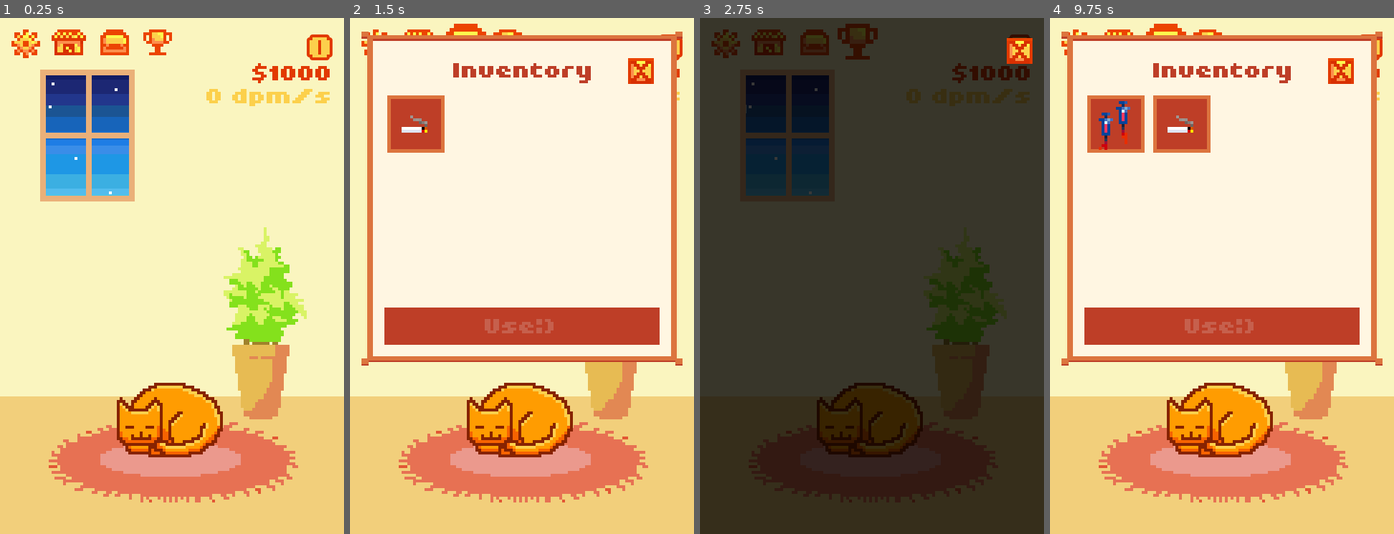
Above: before the commit, frames 1-4 (left to right).
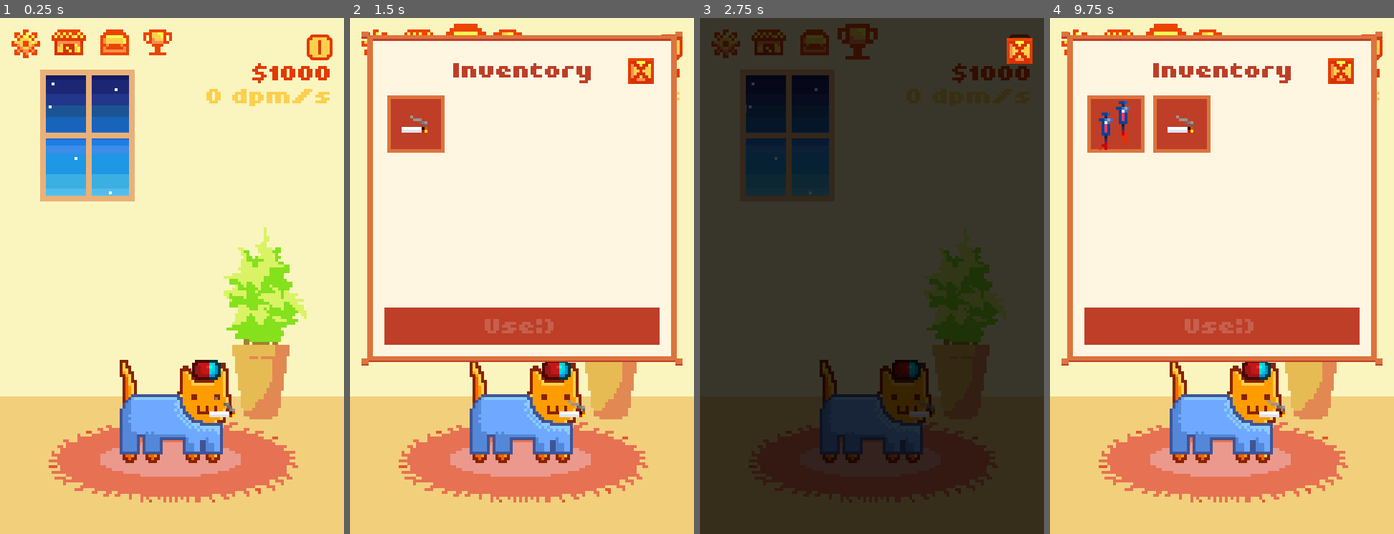
Above: after the commit, the same moments.

Repository: QueenChristina/cat-addiction
Game: Godot game, scene res://src/scenes/World.tscn
The game is run twice, just before and just after one commit, with the same random seed, the same clock (stepped at 60 frames per second) and the same inputs.
Inputs (mouse positions are in pixels of both pictures, inside the frame that each line leads up to):
- Up to frame 1 (0.25 s): no input
- Up to frame 2 (1.5 s): click (418, 43) at 0.5 s; click (463, 43) at 1.25 s
- Up to frame 3 (2.75 s): click (858, 43) at 2 s
- Up to frame 4 (9.75 s): click (1118, 43) at 2.75 s; click "5" at 3.5 s; click "5" at 4.25 s; click "1" at 5 s; click "1" at 5.75 s; click "1" at 6.5 s; click "1" at 7.25 s; click "Buy" at 8 s; click "0" at 8.75 s; click (1163, 43) at 9.5 s

The runs differ from the first frame. In frame 1, 5.0% of the frame differs, in the area x 33-69%, y 66-87%; in frame 2, 4.9%; in frame 3, 4.8%; in frame 4, 4.9%.

Commit message:
Add cat transformations for story, beginning of addiction

Diff:
--- a/src/player/Cat.gd
+++ b/src/player/Cat.gd
@@ -27,7 +27,7 @@
 onready var hat_decor = $Base/ShakeBase/HatDecor # For shaking separately, (Default to one position)
 onready var mouth_decor = $Base/ShakeBase/MouthDecor # For shaking separately, (Default to one position)
 onready var body_decor = $Base/ShakeBase/BodyDecor
-onready var sprite = $Base/ShakeBase/Sprite
+onready var sprite = $Base/ShakeBase/Sprite # TODO: change spriteFrames as story progresses
 onready var sound_meow = $Mew
 
 # Called when the node enters the scene tree for the first time.
--- a/src/player/Cat.tscn
+++ b/src/player/Cat.tscn
@@ -1,85 +1,72 @@
-[gd_scene load_steps=21 format=2]
-
-[ext_resource path="res://assets/player/cat.png" type="Texture" id=1]
+[gd_scene load_steps=18 format=2]
+
+[ext_resource path="res://src/player/NormalCat.tres" type="SpriteFrames" id=1]
 [ext_resource path="res://src/items/MouthDecor.tscn" type="PackedScene" id=2]
 [ext_resource path="res://src/items/HatDecor.tscn" type="PackedScene" id=3]
 [ext_resource path="res://src/items/BodyDecor.tscn" type="PackedScene" id=4]
 [ext_resource path="res://assets/audio/Meow.wav" type="AudioStream" id=5]
 [ext_resource path="res://src/player/Cat.gd" type="Script" id=6]
-
-[sub_resource type="AtlasTexture" id=1]
-atlas = ExtResource( 1 )
-region = Rect2( 0, 0, 52, 42 )
-
-[sub_resource type="AtlasTexture" id=2]
-atlas = ExtResource( 1 )
-region = Rect2( 52, 0, 52, 42 )
-
-[sub_resource type="AtlasTexture" id=3]
-atlas = ExtResource( 1 )
-region = Rect2( 312, 0, 52, 42 )
-
-[sub_resource type="AtlasTexture" id=4]
-atlas = ExtResource( 1 )
-region = Rect2( 364, 0, 52, 42 )
-
-[sub_resource type="AtlasTexture" id=5]
-atlas = ExtResource( 1 )
-region = Rect2( 416, 0, 52, 42 )
-
-[sub_resource type="AtlasTexture" id=6]
-atlas = ExtResource( 1 )
-region = Rect2( 468, 0, 52, 42 )
-
-[sub_resource type="AtlasTexture" id=7]
-atlas = ExtResource( 1 )
-region = Rect2( 104, 0, 52, 42 )
-
-[sub_resource type="AtlasTexture" id=8]
-atlas = ExtResource( 1 )
-region = Rect2( 104, 0, 52, 42 )
-
-[sub_resource type="AtlasTexture" id=9]
-atlas = ExtResource( 1 )
-region = Rect2( 156, 0, 52, 42 )
-
-[sub_resource type="AtlasTexture" id=10]
-atlas = ExtResource( 1 )
-region = Rect2( 208, 0, 52, 42 )
-
-[sub_resource type="AtlasTexture" id=11]
-atlas = ExtResource( 1 )
-region = Rect2( 260, 0, 52, 42 )
-
-[sub_resource type="SpriteFrames" id=12]
-animations = [ {
-"frames": [ SubResource( 1 ), SubResource( 2 ) ],
-"loop": true,
-"name": "sleep",
-"speed": 1.5
-}, {
-"frames": [ SubResource( 3 ), SubResource( 4 ), SubResource( 5 ), SubResource( 6 ) ],
-"loop": true,
-"name": "walk",
-"speed": 5.0
-}, {
-"frames": [ SubResource( 7 ) ],
-"loop": true,
-"name": "stand",
-"speed": 5.0
-}, {
-"frames": [ SubResource( 8 ), SubResource( 9 ), SubResource( 10 ), SubResource( 11 ) ],
-"loop": true,
-"name": "meow",
-"speed": 5.0
-} ]
+[ext_resource path="res://src/player/crazyCat.tres" type="SpriteFrames" id=7]
+[ext_resource path="res://src/player/drunkCat.tres" type="SpriteFrames" id=8]
+[ext_resource path="res://src/player/preNirvanaCat.tres" type="SpriteFrames" id=9]
+[ext_resource path="res://src/player/preNirvanaCat2.tres" type="SpriteFrames" id=10]
 
 [sub_resource type="RectangleShape2D" id=13]
 extents = Vector2( 17.1908, 16.0608 )
 
+[sub_resource type="Animation" id=16]
+resource_name = "crazy"
+tracks/0/type = "value"
+tracks/0/path = NodePath("Base/ShakeBase/Sprite:frames")
+tracks/0/interp = 1
+tracks/0/loop_wrap = true
+tracks/0/imported = false
+tracks/0/enabled = true
+tracks/0/keys = {
+"times": PoolRealArray( 0 ),
+"transitions": PoolRealArray( 1 ),
+"update": 1,
+"values": [ ExtResource( 7 ) ]
+}
+tracks/1/type = "value"
+tracks/1/path = NodePath("Base/ShakeBase/MouthDecor:position")
+tracks/1/interp = 1
+tracks/1/loop_wrap = true
+tracks/1/imported = false
+tracks/1/enabled = true
+tracks/1/keys = {
+"times": PoolRealArray( 0 ),
+"transitions": PoolRealArray( 1 ),
+"update": 0,
+"values": [ Vector2( 20.0663, -1.99325 ) ]
+}
+tracks/2/type = "value"
+tracks/2/path = NodePath("Base/ShakeBase/HatDecor:position")
+tracks/2/interp = 1
+tracks/2/loop_wrap = true
+tracks/2/imported = false
+tracks/2/enabled = true
+tracks/2/keys = {
+"times": PoolRealArray( 0 ),
+"transitions": PoolRealArray( 1 ),
+"update": 0,
+"values": [ Vector2( 15.7309, -12.1027 ) ]
+}
+tracks/3/type = "value"
+tracks/3/path = NodePath("Base/ShakeBase/BodyDecor:position")
+tracks/3/interp = 1
+tracks/3/loop_wrap = true
+tracks/3/imported = false
+tracks/3/enabled = true
+tracks/3/keys = {
+"times": PoolRealArray( 0 ),
+"transitions": PoolRealArray( 1 ),
+"update": 0,
+"values": [ Vector2( 1, 1 ) ]
+}
+
 [sub_resource type="Animation" id=14]
 resource_name = "default"
-loop = true
 tracks/0/type = "value"
 tracks/0/path = NodePath("Base/ShakeBase/Sprite:position")
 tracks/0/interp = 1
@@ -140,6 +127,354 @@
 "update": 1,
 "values": [ true ]
 }
+tracks/5/type = "value"
+tracks/5/path = NodePath("Base/ShakeBase/Sprite:frames")
+tracks/5/interp = 1
+tracks/5/loop_wrap = true
+tracks/5/imported = false
+tracks/5/enabled = true
+tracks/5/keys = {
+"times": PoolRealArray( 0 ),
+"transitions": PoolRealArray( 1 ),
+"update": 1,
+"values": [ ExtResource( 1 ) ]
+}
+tracks/6/type = "value"
+tracks/6/path = NodePath("Base/ShakeBase/MouthDecor:scale")
+tracks/6/interp = 1
+tracks/6/loop_wrap = true
+tracks/6/imported = false
+tracks/6/enabled = true
+tracks/6/keys = {
+"times": PoolRealArray( 0 ),
+"transitions": PoolRealArray( 1 ),
+"update": 0,
+"values": [ Vector2( 1, 1 ) ]
+}
+tracks/7/type = "value"
+tracks/7/path = NodePath("Base/ShakeBase/HatDecor:scale")
+tracks/7/interp = 1
+tracks/7/loop_wrap = true
+tracks/7/imported = false
+tracks/7/enabled = true
+tracks/7/keys = {
+"times": PoolRealArray( 0 ),
+"transitions": PoolRealArray( 1 ),
+"update": 0,
+"values": [ Vector2( 1, 1 ) ]
+}
+tracks/8/type = "value"
+tracks/8/path = NodePath("Base/ShakeBase/BodyDecor:rotation_degrees")
+tracks/8/interp = 1
+tracks/8/loop_wrap = true
+tracks/8/imported = false
+tracks/8/enabled = true
+tracks/8/keys = {
+"times": PoolRealArray( 0 ),
+"transitions": PoolRealArray( 1 ),
+"update": 0,
+"values": [ 0.0 ]
+}
+tracks/9/type = "value"
+tracks/9/path = NodePath("Base/ShakeBase/BodyDecor:scale")
+tracks/9/interp = 1
+tracks/9/loop_wrap = true
+tracks/9/imported = false
+tracks/9/enabled = true
+tracks/9/keys = {
+"times": PoolRealArray( 0 ),
+"transitions": PoolRealArray( 1 ),
+"update": 0,
+"values": [ Vector2( 1, 1 ) ]
+}
+tracks/10/type = "value"
+tracks/10/path = NodePath("Base/ShakeBase/HatDecor:rotation_degrees")
+tracks/10/interp = 1
+tracks/10/loop_wrap = true
+tracks/10/imported = false
+tracks/10/enabled = true
+tracks/10/keys = {
+"times": PoolRealArray( 0 ),
+"transitions": PoolRealArray( 1 ),
+"update": 0,
+"values": [ 0.0 ]
+}
+tracks/11/type = "value"
+tracks/11/path = NodePath("Base/ShakeBase/MouthDecor:rotation_degrees")
+tracks/11/interp = 1
+tracks/11/loop_wrap = true
+tracks/11/imported = false
+tracks/11/enabled = true
+tracks/11/keys = {
+"times": PoolRealArray( 0 ),
+"transitions": PoolRealArray( 1 ),
+"update": 0,
+"values": [ 0.0 ]
+}
+tracks/12/type = "value"
+tracks/12/path = NodePath("CollisionShape2D:position")
+tracks/12/interp = 1
+tracks/12/loop_wrap = true
+tracks/12/imported = false
+tracks/12/enabled = true
+tracks/12/keys = {
+"times": PoolRealArray( 0 ),
+"transitions": PoolRealArray( 1 ),
+"update": 0,
+"values": [ Vector2( 2, 3 ) ]
+}
+tracks/13/type = "value"
+tracks/13/path = NodePath("CollisionShape2D:shape:extents")
+tracks/13/interp = 1
+tracks/13/loop_wrap = true
+tracks/13/imported = false
+tracks/13/enabled = true
+tracks/13/keys = {
+"times": PoolRealArray( 0 ),
+"transitions": PoolRealArray( 1 ),
+"update": 0,
+"values": [ Vector2( 17.1908, 16.0608 ) ]
+}
+
+[sub_resource type="Animation" id=17]
+resource_name = "drunk"
+tracks/0/type = "value"
+tracks/0/path = NodePath("Base/ShakeBase/Sprite:frames")
+tracks/0/interp = 1
+tracks/0/loop_wrap = true
+tracks/0/imported = false
+tracks/0/enabled = true
+tracks/0/keys = {
+"times": PoolRealArray( 0 ),
+"transitions": PoolRealArray( 1 ),
+"update": 1,
+"values": [ ExtResource( 8 ) ]
+}
+tracks/1/type = "value"
+tracks/1/path = NodePath("Base/ShakeBase/MouthDecor:position")
+tracks/1/interp = 1
+tracks/1/loop_wrap = true
+tracks/1/imported = false
+tracks/1/enabled = true
+tracks/1/keys = {
+"times": PoolRealArray( 0 ),
+"transitions": PoolRealArray( 1 ),
+"update": 0,
+"values": [ Vector2( 21.7015, -4.00004 ) ]
+}
+tracks/2/type = "value"
+tracks/2/path = NodePath("Base/ShakeBase/HatDecor:position")
+tracks/2/interp = 1
+tracks/2/loop_wrap = true
+tracks/2/imported = false
+tracks/2/enabled = true
+tracks/2/keys = {
+"times": PoolRealArray( 0 ),
+"transitions": PoolRealArray( 1 ),
+"update": 0,
+"values": [ Vector2( 17.812, -13.9608 ) ]
+}
+
+[sub_resource type="Animation" id=20]
+resource_name = "enlightenment"
+
+[sub_resource type="Animation" id=18]
+resource_name = "prenirvana"
+tracks/0/type = "value"
+tracks/0/path = NodePath("Base/ShakeBase/Sprite:frames")
+tracks/0/interp = 1
+tracks/0/loop_wrap = true
+tracks/0/imported = false
+tracks/0/enabled = true
+tracks/0/keys = {
+"times": PoolRealArray( 0 ),
+"transitions": PoolRealArray( 1 ),
+"update": 1,
+"values": [ ExtResource( 9 ) ]
+}
+tracks/1/type = "value"
+tracks/1/path = NodePath("Base/ShakeBase/HatDecor:position")
+tracks/1/interp = 1
+tracks/1/loop_wrap = true
+tracks/1/imported = false
+tracks/1/enabled = true
+tracks/1/keys = {
+"times": PoolRealArray( 0 ),
+"transitions": PoolRealArray( 1 ),
+"update": 0,
+"values": [ Vector2( 18, -55 ) ]
+}
+tracks/2/type = "value"
+tracks/2/path = NodePath("Base/ShakeBase/MouthDecor:position")
+tracks/2/interp = 1
+tracks/2/loop_wrap = true
+tracks/2/imported = false
+tracks/2/enabled = true
+tracks/2/keys = {
+"times": PoolRealArray( 0 ),
+"transitions": PoolRealArray( 1 ),
+"update": 0,
+"values": [ Vector2( 21, -45 ) ]
+}
+tracks/3/type = "value"
+tracks/3/path = NodePath("Base/ShakeBase/BodyDecor:position")
+tracks/3/interp = 1
+tracks/3/loop_wrap = true
+tracks/3/imported = false
+tracks/3/enabled = true
+tracks/3/keys = {
+"times": PoolRealArray( 0 ),
+"transitions": PoolRealArray( 1 ),
+"update": 0,
+"values": [ Vector2( 1, 1 ) ]
+}
+tracks/4/type = "value"
+tracks/4/path = NodePath("CollisionShape2D:shape:extents")
+tracks/4/interp = 1
+tracks/4/loop_wrap = true
+tracks/4/imported = false
+tracks/4/enabled = true
+tracks/4/keys = {
+"times": PoolRealArray( 0 ),
+"transitions": PoolRealArray( 1 ),
+"update": 0,
+"values": [ Vector2( 20.6658, 38.564 ) ]
+}
+tracks/5/type = "value"
+tracks/5/path = NodePath("CollisionShape2D:position")
+tracks/5/interp = 1
+tracks/5/loop_wrap = true
+tracks/5/imported = false
+tracks/5/enabled = true
+tracks/5/keys = {
+"times": PoolRealArray( 0 ),
+"transitions": PoolRealArray( 1 ),
+"update": 0,
+"values": [ Vector2( 1.27306, -19.4885 ) ]
+}
+
+[sub_resource type="Animation" id=19]
+resource_name = "prenirvana2"
+tracks/0/type = "value"
+tracks/0/path = NodePath("Base/ShakeBase/Sprite:frames")
+tracks/0/interp = 1
+tracks/0/loop_wrap = true
+tracks/0/imported = false
+tracks/0/enabled = true
+tracks/0/keys = {
+"times": PoolRealArray( 0 ),
+"transitions": PoolRealArray( 1 ),
+"update": 1,
+"values": [ ExtResource( 10 ) ]
+}
+tracks/1/type = "value"
+tracks/1/path = NodePath("Base/ShakeBase/HatDecor:position")
+tracks/1/interp = 1
+tracks/1/loop_wrap = true
+tracks/1/imported = false
+tracks/1/enabled = true
+tracks/1/keys = {
+"times": PoolRealArray( 0 ),
+"transitions": PoolRealArray( 1 ),
+"update": 0,
+"values": [ Vector2( -11, -74 ) ]
+}
+tracks/2/type = "value"
+tracks/2/path = NodePath("Base/ShakeBase/HatDecor:scale")
+tracks/2/interp = 1
+tracks/2/loop_wrap = true
+tracks/2/imported = false
+tracks/2/enabled = true
+tracks/2/keys = {
+"times": PoolRealArray( 0 ),
+"transitions": PoolRealArray( 1 ),
+"update": 0,
+"values": [ Vector2( 1, -1 ) ]
+}
+tracks/3/type = "value"
+tracks/3/path = NodePath("Base/ShakeBase/MouthDecor:scale")
+tracks/3/interp = 1
+tracks/3/loop_wrap = true
+tracks/3/imported = false
+tracks/3/enabled = true
+tracks/3/keys = {
+"times": PoolRealArray( 0 ),
+"transitions": PoolRealArray( 1 ),
+"update": 0,
+"values": [ Vector2( -1, -1 ) ]
+}
+tracks/4/type = "value"
+tracks/4/path = NodePath("Base/ShakeBase/MouthDecor:position")
+tracks/4/interp = 1
+tracks/4/loop_wrap = true
+tracks/4/imported = false
+tracks/4/enabled = true
+tracks/4/keys = {
+"times": PoolRealArray( 0 ),
+"transitions": PoolRealArray( 1 ),
+"update": 0,
+"values": [ Vector2( -16.7176, -84.0908 ) ]
+}
+tracks/5/type = "value"
+tracks/5/path = NodePath("Base/ShakeBase/BodyDecor:position")
+tracks/5/interp = 1
+tracks/5/loop_wrap = true
+tracks/5/imported = false
+tracks/5/enabled = true
+tracks/5/keys = {
+"times": PoolRealArray( 0 ),
+"transitions": PoolRealArray( 1 ),
+"update": 0,
+"values": [ Vector2( 1, 1 ) ]
+}
+tracks/6/type = "value"
+tracks/6/path = NodePath("Base/ShakeBase/BodyDecor:scale")
+tracks/6/interp = 1
+tracks/6/loop_wrap = true
+tracks/6/imported = false
+tracks/6/enabled = true
+tracks/6/keys = {
+"times": PoolRealArray( 0 ),
+"transitions": PoolRealArray( 1 ),
+"update": 0,
+"values": [ Vector2( 1, 1 ) ]
+}
+tracks/7/type = "value"
+tracks/7/path = NodePath("Base/ShakeBase/BodyDecor:rotation_degrees")
+tracks/7/interp = 1
+tracks/7/loop_wrap = true
+tracks/7/imported = false
+tracks/7/enabled = true
+tracks/7/keys = {
+"times": PoolRealArray( 0 ),
+"transitions": PoolRealArray( 1 ),
+"update": 0,
+"values": [ 0.0 ]
+}
+tracks/8/type = "value"
+tracks/8/path = NodePath("CollisionShape2D:position")
+tracks/8/interp = 1
+tracks/8/loop_wrap = true
+tracks/8/imported = false
+tracks/8/enabled = true
+tracks/8/keys = {
+"times": PoolRealArray( 0 ),
+"transitions": PoolRealArray( 1 ),
+"update": 0,
+"values": [ Vector2( 1.27306, -45.3051 ) ]
+}
+tracks/9/type = "value"
+tracks/9/path = NodePath("CollisionShape2D:shape:extents")
+tracks/9/interp = 1
+tracks/9/loop_wrap = true
+tracks/9/imported = false
+tracks/9/enabled = true
+tracks/9/keys = {
+"times": PoolRealArray( 0 ),
+"transitions": PoolRealArray( 1 ),
+"update": 0,
+"values": [ Vector2( 20.6658, 64.6804 ) ]
+}
 
 [node name="Cat" type="Area2D"]
 position = Vector2( 0, -19 )
@@ -150,20 +485,23 @@
 [node name="ShakeBase" type="Node2D" parent="Base"]
 
 [node name="Sprite" type="AnimatedSprite" parent="Base/ShakeBase"]
-frames = SubResource( 12 )
-animation = "sleep"
-frame = 1
+frames = ExtResource( 1 )
+animation = "stand"
 playing = true
 
 [node name="BodyDecor" parent="Base/ShakeBase" instance=ExtResource( 4 )]
 position = Vector2( 1, 1 )
+animation = "blueSweater"
 
 [node name="HatDecor" parent="Base/ShakeBase" instance=ExtResource( 3 )]
 position = Vector2( 14.0214, -8.9067 )
+animation = "pill"
 playing = true
 
 [node name="MouthDecor" parent="Base/ShakeBase" instance=ExtResource( 2 )]
 position = Vector2( 19.1543, 0.111362 )
+animation = "cig"
+frame = 3
 
 [node name="CollisionShape2D" type="CollisionShape2D" parent="."]
 position = Vector2( 2, 3 )
@@ -176,7 +514,12 @@
 [node name="ShakeTimer" type="Timer" parent="."]
 
 [node name="AnimationPlayer" type="AnimationPlayer" parent="."]
+anims/crazy = SubResource( 16 )
 anims/default = SubResource( 14 )
+anims/drunk = SubResource( 17 )
+anims/enlightenment = SubResource( 20 )
+anims/prenirvana = SubResource( 18 )
+anims/prenirvana2 = SubResource( 19 )
 
 [connection signal="mouse_entered" from="." to="." method="_on_Cat_mouse_entered"]
 [connection signal="mouse_exited" from="." to="." method="_on_Cat_mouse_exited"]
--- /dev/null
+++ b/src/player/NormalCat.tres
@@ -0,0 +1,71 @@
+[gd_resource type="SpriteFrames" load_steps=13 format=2]
+
+[ext_resource path="res://assets/player/cat.png" type="Texture" id=1]
+
+[sub_resource type="AtlasTexture" id=1]
+atlas = ExtResource( 1 )
+region = Rect2( 0, 0, 52, 42 )
+
+[sub_resource type="AtlasTexture" id=2]
+atlas = ExtResource( 1 )
+region = Rect2( 52, 0, 52, 42 )
+
+[sub_resource type="AtlasTexture" id=3]
+atlas = ExtResource( 1 )
+region = Rect2( 312, 0, 52, 42 )
+
+[sub_resource type="AtlasTexture" id=4]
+atlas = ExtResource( 1 )
+region = Rect2( 364, 0, 52, 42 )
+
+[sub_resource type="AtlasTexture" id=5]
+atlas = ExtResource( 1 )
+region = Rect2( 416, 0, 52, 42 )
+
+[sub_resource type="AtlasTexture" id=6]
+atlas = ExtResource( 1 )
+region = Rect2( 468, 0, 52, 42 )
+
+[sub_resource type="AtlasTexture" id=7]
+atlas = ExtResource( 1 )
+region = Rect2( 104, 0, 52, 42 )
+
+[sub_resource type="AtlasTexture" id=8]
+atlas = ExtResource( 1 )
+region = Rect2( 104, 0, 52, 42 )
+
+[sub_resource type="AtlasTexture" id=9]
+atlas = ExtResource( 1 )
+region = Rect2( 156, 0, 52, 42 )
+
+[sub_resource type="AtlasTexture" id=10]
+atlas = ExtResource( 1 )
+region = Rect2( 208, 0, 52, 42 )
+
+[sub_resource type="AtlasTexture" id=11]
+atlas = ExtResource( 1 )
+region = Rect2( 260, 0, 52, 42 )
+
+[resource]
+resource_name = "normalCat"
+animations = [ {
+"frames": [ SubResource( 1 ), SubResource( 2 ) ],
+"loop": true,
+"name": "sleep",
+"speed": 1.5
+}, {
+"frames": [ SubResource( 3 ), SubResource( 4 ), SubResource( 5 ), SubResource( 6 ) ],
+"loop": true,
+"name": "walk",
+"speed": 5.0
+}, {
+"frames": [ SubResource( 7 ) ],
+"loop": true,
+"name": "stand",
+"speed": 5.0
+}, {
+"frames": [ SubResource( 8 ), SubResource( 9 ), SubResource( 10 ), SubResource( 11 ) ],
+"loop": true,
+"name": "meow",
+"speed": 5.0
+} ]
--- /dev/null
+++ b/src/player/crazyCat.tres
@@ -0,0 +1,37 @@
+[gd_resource type="SpriteFrames" load_steps=7 format=2]
+
+[ext_resource path="res://assets/player/crazy_cat.png" type="Texture" id=1]
+
+[sub_resource type="AtlasTexture" id=1]
+atlas = ExtResource( 1 )
+region = Rect2( 104, 0, 52, 42 )
+
+[sub_resource type="AtlasTexture" id=2]
+atlas = ExtResource( 1 )
+region = Rect2( 156, 0, 52, 42 )
+
+[sub_resource type="AtlasTexture" id=3]
+atlas = ExtResource( 1 )
+region = Rect2( 208, 0, 52, 42 )
+
+[sub_resource type="AtlasTexture" id=4]
+atlas = ExtResource( 1 )
+region = Rect2( 260, 0, 52, 42 )
+
+[sub_resource type="AtlasTexture" id=5]
+atlas = ExtResource( 1 )
+region = Rect2( 104, 0, 52, 42 )
+
+[resource]
+resource_name = "crazyCat"
+animations = [ {
+"frames": [ SubResource( 1 ) ],
+"loop": true,
+"name": "stand",
+"speed": 5.0
+}, {
+"frames": [ SubResource( 2 ), SubResource( 3 ), SubResource( 4 ), SubResource( 5 ) ],
+"loop": true,
+"name": "meow",
+"speed": 5.0
+} ]
--- /dev/null
+++ b/src/player/drunkCat.tres
@@ -0,0 +1,37 @@
+[gd_resource type="SpriteFrames" load_steps=7 format=2]
+
+[ext_resource path="res://assets/player/drunk_cat.png" type="Texture" id=1]
+
+[sub_resource type="AtlasTexture" id=1]
+atlas = ExtResource( 1 )
+region = Rect2( 104, 0, 52, 42 )
+
+[sub_resource type="AtlasTexture" id=2]
+atlas = ExtResource( 1 )
+region = Rect2( 156, 0, 52, 42 )
+
+[sub_resource type="AtlasTexture" id=3]
+atlas = ExtResource( 1 )
+region = Rect2( 208, 0, 52, 42 )
+
+[sub_resource type="AtlasTexture" id=4]
+atlas = ExtResource( 1 )
+region = Rect2( 260, 0, 52, 42 )
+
+[sub_resource type="AtlasTexture" id=5]
+atlas = ExtResource( 1 )
+region = Rect2( 104, 0, 52, 42 )
+
+[resource]
+resource_name = "drunkCat"
+animations = [ {
+"frames": [ SubResource( 1 ) ],
+"loop": true,
+"name": "stand",
+"speed": 5.0
+}, {
+"frames": [ SubResource( 2 ), SubResource( 3 ), SubResource( 4 ), SubResource( 5 ) ],
+"loop": true,
+"name": "meow",
+"speed": 5.0
+} ]
--- /dev/null
+++ b/src/player/preNirvanaCat.tres
@@ -0,0 +1,37 @@
+[gd_resource type="SpriteFrames" load_steps=7 format=2]
+
+[ext_resource path="res://assets/player/prenirvana_cat.png" type="Texture" id=1]
+
+[sub_resource type="AtlasTexture" id=1]
+atlas = ExtResource( 1 )
+region = Rect2( 104, 0, 52, 130 )
+
+[sub_resource type="AtlasTexture" id=2]
+atlas = ExtResource( 1 )
+region = Rect2( 156, 0, 52, 130 )
+
+[sub_resource type="AtlasTexture" id=3]
+atlas = ExtResource( 1 )
+region = Rect2( 208, 0, 52, 130 )
+
+[sub_resource type="AtlasTexture" id=4]
+atlas = ExtResource( 1 )
+region = Rect2( 260, 0, 52, 130 )
+
+[sub_resource type="AtlasTexture" id=5]
+atlas = ExtResource( 1 )
+region = Rect2( 104, 0, 52, 130 )
+
+[resource]
+resource_name = "prenirvana"
+animations = [ {
+"frames": [ SubResource( 1 ) ],
+"loop": true,
+"name": "stand",
+"speed": 5.0
+}, {
+"frames": [ SubResource( 2 ), SubResource( 3 ), SubResource( 4 ), SubResource( 5 ) ],
+"loop": true,
+"name": "meow",
+"speed": 5.0
+} ]
--- /dev/null
+++ b/src/player/preNirvanaCat2.tres
@@ -0,0 +1,33 @@
+[gd_resource type="SpriteFrames" load_steps=6 format=2]
+
+[ext_resource path="res://assets/player/prenirvana_cat2.png" type="Texture" id=1]
+
+[sub_resource type="AtlasTexture" id=1]
+atlas = ExtResource( 1 )
+region = Rect2( 104, 0, 52, 220 )
+
+[sub_resource type="AtlasTexture" id=2]
+atlas = ExtResource( 1 )
+region = Rect2( 156, 0, 52, 220 )
+
+[sub_resource type="AtlasTexture" id=3]
+atlas = ExtResource( 1 )
+region = Rect2( 208, 0, 52, 220 )
+
+[sub_resource type="AtlasTexture" id=4]
+atlas = ExtResource( 1 )
+region = Rect2( 260, 0, 52, 220 )
+
+[resource]
+resource_name = "prenirvana2"
+animations = [ {
+"frames": [ SubResource( 1 ) ],
+"loop": true,
+"name": "stand",
+"speed": 5.0
+}, {
+"frames": [ SubResource( 2 ), SubResource( 3 ), SubResource( 4 ) ],
+"loop": true,
+"name": "meow",
+"speed": 5.0
+} ]
--- a/src/scenes/World.tscn
+++ b/src/scenes/World.tscn
@@ -899,6 +899,9 @@
 [node name="Cat" parent="." instance=ExtResource( 7 )]
 position = Vector2( 58.8657, 136.164 )
 
+[node name="MouthDecor" parent="Cat/Base/ShakeBase" index="3"]
+frame = 2
+
 [node name="Money" type="Node2D" parent="."]
 script = ExtResource( 17 )
 
@@ -906,7 +909,6 @@
 script = ExtResource( 25 )
 
 [node name="Tutorial" type="Node2D" parent="."]
-visible = false
 __meta__ = {
 "_editor_description_": ""
 }
@@ -928,7 +930,6 @@
 }
 
 [node name="BlockInput" type="Container" parent="Tutorial"]
-visible = false
 margin_left = 40.6586
 margin_top = 118.794
 margin_right = 80.6586
@@ -1119,6 +1120,7 @@
 volume_db = -10.0
 
 [node name="ShopButton" type="TextureButton" parent="UI/Margin/TopInfo"]
+visible = false
 margin_left = 14.0
 margin_right = 26.0
 margin_bottom = 10.0
@@ -1136,6 +1138,7 @@
 volume_db = -10.0
 
 [node name="BagButton" type="TextureButton" parent="UI/Margin/TopInfo"]
+visible = false
 margin_left = 30.0
 margin_right = 42.0
 margin_bottom = 10.0
@@ -1150,6 +1153,7 @@
 volume_db = -10.0
 
 [node name="AchievementsButton" type="TextureButton" parent="UI/Margin/TopInfo"]
+visible = false
 margin_left = 46.0
 margin_right = 56.0
 margin_bottom = 10.0
@@ -1384,6 +1388,7 @@
 anims/neutral = SubResource( 40 )
 
 [node name="AnimationPlayer" type="AnimationPlayer" parent="."]
+autoplay = "default"
 anims/Intro = SubResource( 13 )
 anims/Intro_call2action = SubResource( 25 )
 anims/Intro_ending1 = SubResource( 31 )
Binary file added: assets/player/crazy_cat.png
Not shown, added: assets/player/crazy_cat.png.import
Binary file added: assets/player/drunk_cat.png
Not shown, added: assets/player/drunk_cat.png.import
Binary file added: assets/player/prenirvana_cat.png
Not shown, added: assets/player/prenirvana_cat.png.import
Binary file added: assets/player/prenirvana_cat2.png
Not shown, added: assets/player/prenirvana_cat2.png.import
Not shown, added: working_files/catTransformation.clip
